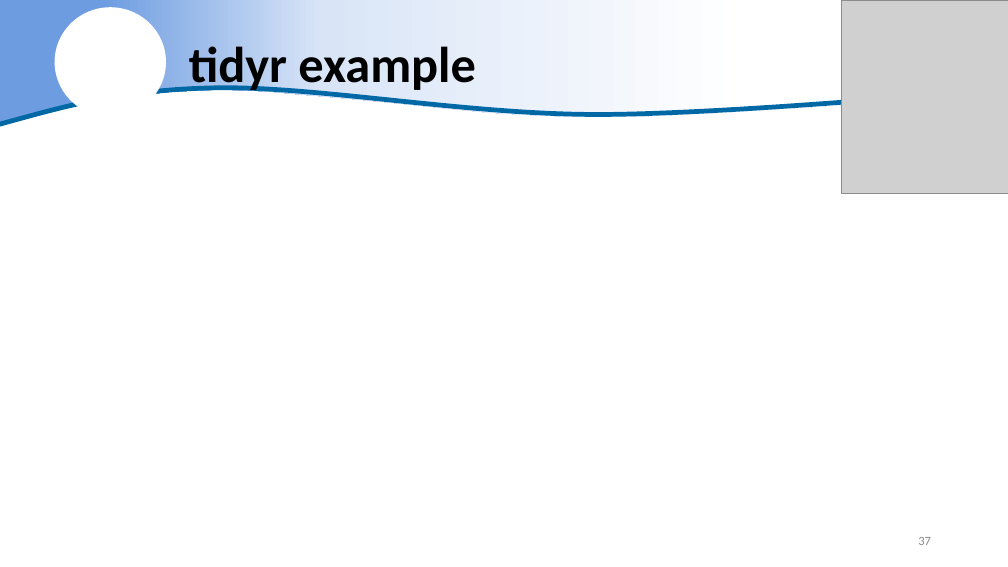
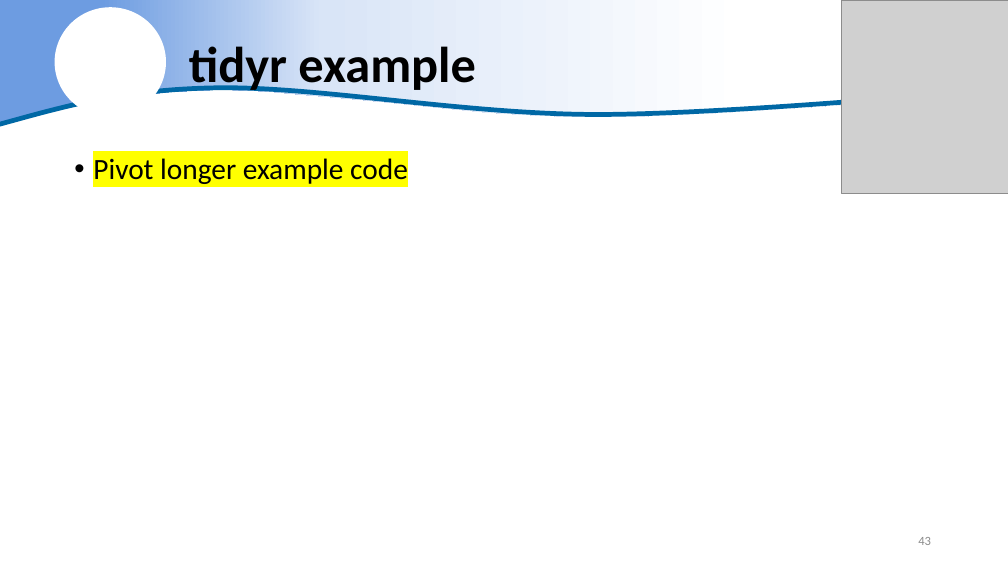
Before and after one commit to justinpriest/R_Intro_ADFG, a slide deck: slide 43 of The Basics of R - Day 2.pptx (slide 37 before the commit). Drawn at 1008x567 pixels with LibreOffice and Linux fonts; fonts in the diff are those of the drawing; grey boxes stand for pictures; background and template pictures are left out. Boxes give left, top, right and bottom in pixels: in the first picture for what was removed or moved away, otherwise in the second. Text is boxed around its words. In the diff, an @@ line names an element or a change of style, - is before the commit and + after.

```diff
--- a/The Basics of R - Day 2.pptx
+++ b/The Basics of R - Day 2.pptx
@@ text added at (x1=93, y1=158, x2=408, y2=184), 28 pt, text #000000 @@
+• Pivot longer example code
@@ page number at (x1=918, y1=537, x2=931, y2=545): text changed @@
-37
+43
```
Also in this commit, not shown: 17 other slides changed, 7 slides added, 19 other files.
